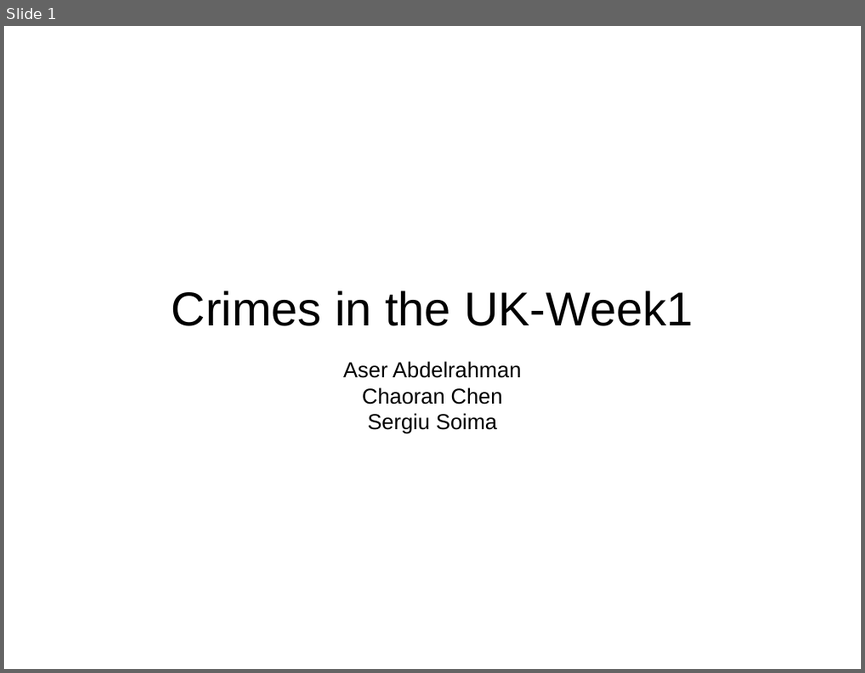
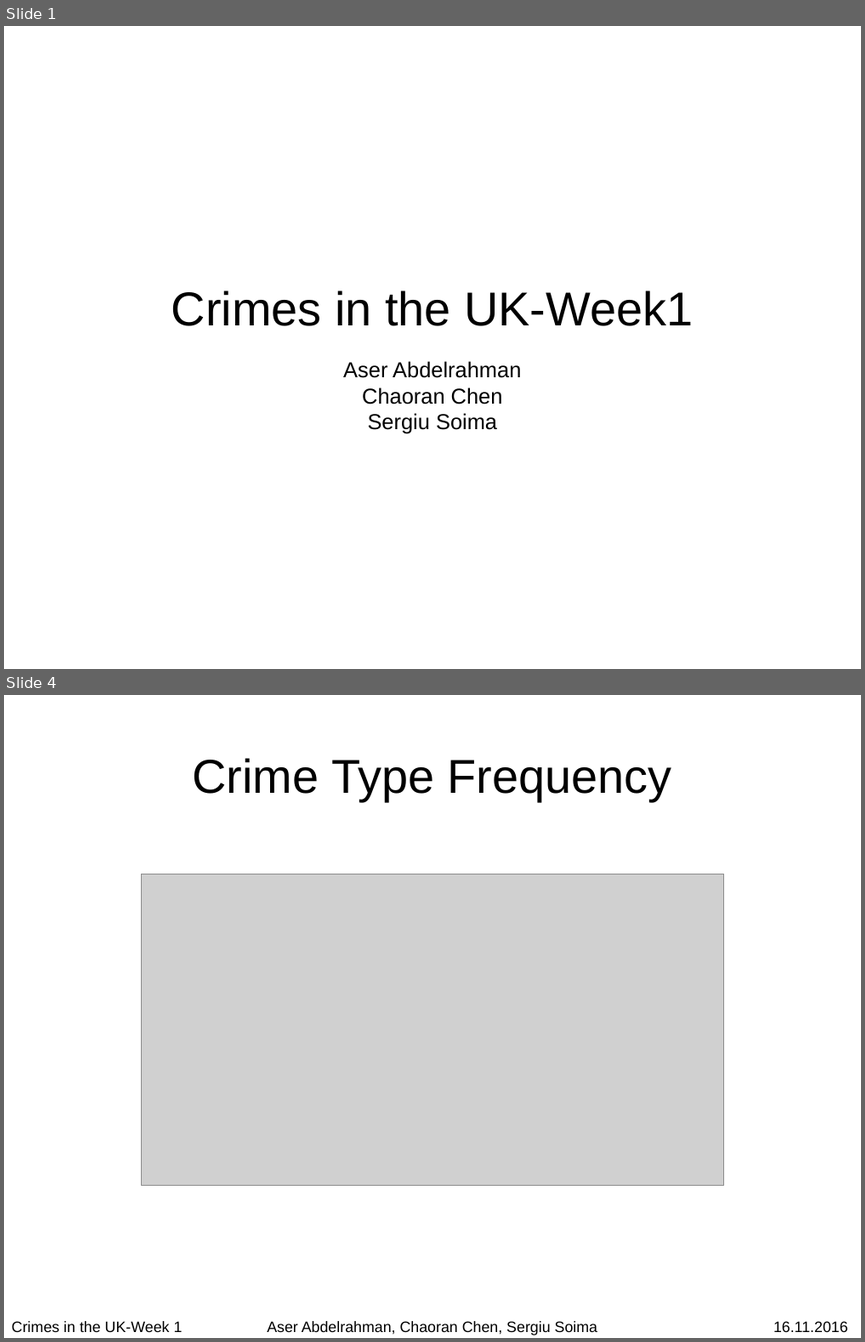
Before and after one commit to chaoran-chen/data-mining-lab-ws1617-crimes-in-uk, a slide deck: wiki/week-01/week-01-presentation.odp. Shown one above the other, each under a label of ours: slide 1 before the commit, slides 1 and 4 after it; the slides between them are not shown. The pictures are 865x673 and 865x1342 pixels, drawn with LibreOffice and Linux fonts; fonts in the diff are those of the drawing; grey boxes stand for pictures. Boxes give left, top, right and bottom in pixels: in the first picture for what was removed or moved away, otherwise in the second. Text is boxed around its words. In the diff, an @@ line names an element or a change of style, - is before the commit and + after.

```diff
--- a/wiki/week-01/week-01-presentation.odp
+++ b/wiki/week-01/week-01-presentation.odp
@@ slide 4 added at box(4, 695, 861, 1338), background #FFFFFF @@
@@ title added at box(193, 758, 672, 801), 44 pt, text #000000 @@
+Crime Type Frequency
@@ picture added at box(141, 873, 724, 1185) @@
@@ text added at box(12, 1321, 182, 1332), 14 pt, text #000000 @@
+Crimes in the UK-Week 1
@@ text added at box(267, 1321, 597, 1335), 14 pt, text #000000 @@
+Aser Abdelrahman, Chaoran Chen, Sergiu Soima
@@ text added at box(773, 1321, 848, 1332), 14 pt, text #000000 @@
+16.11.2016
```
Also in this commit, not shown: 1 slide changed, 5 other slides added.
